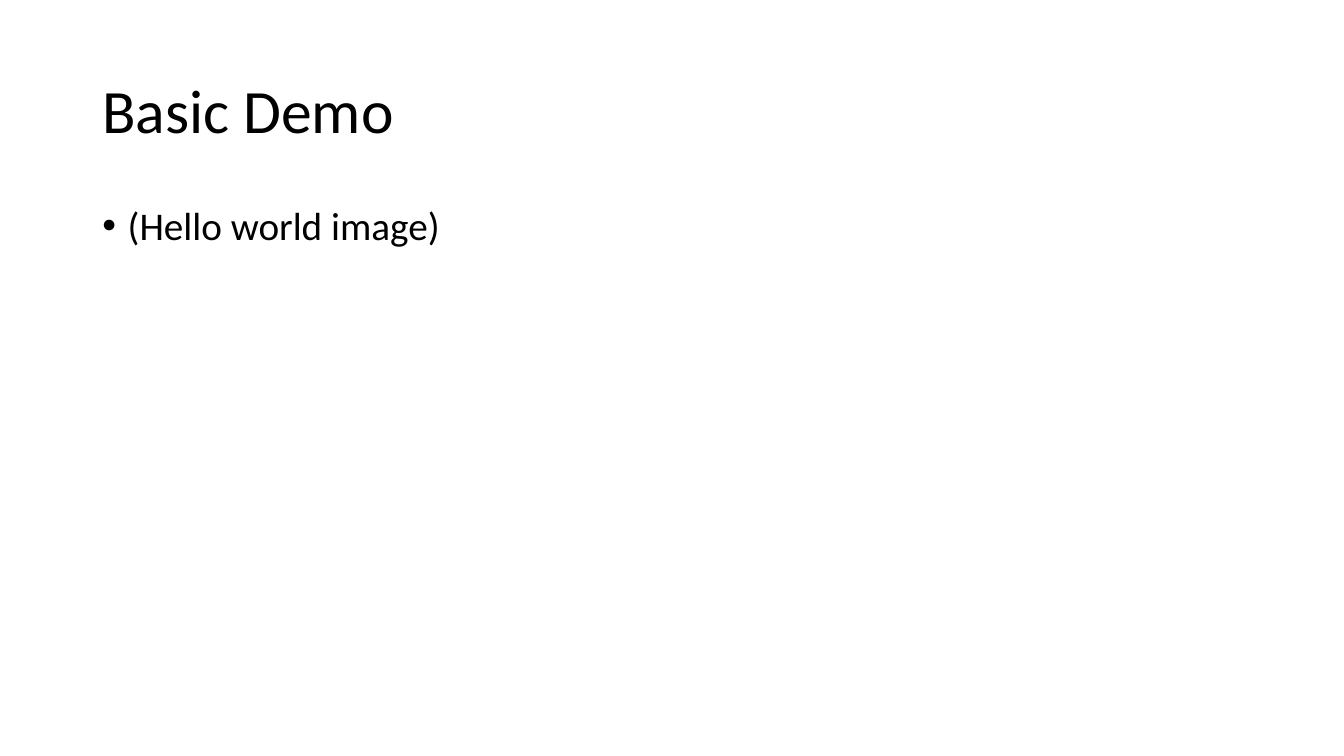
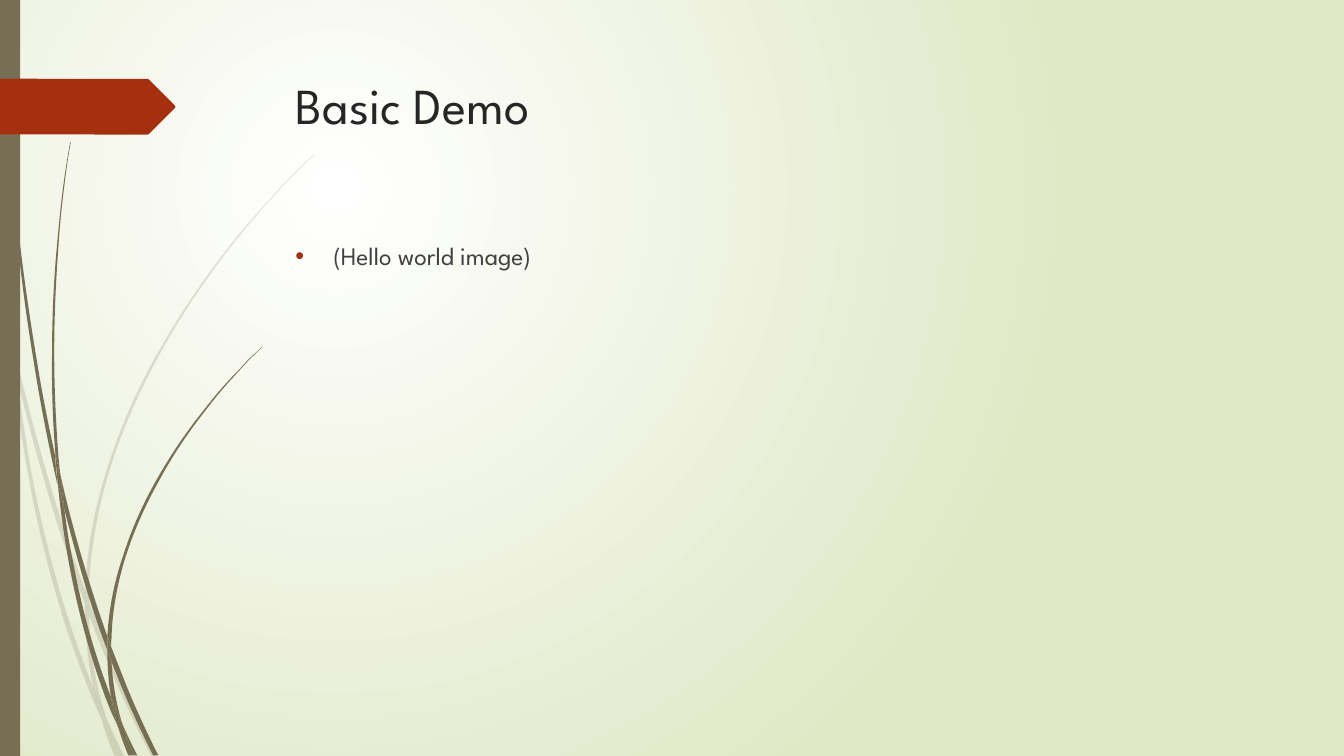
Before and after one commit to jacobladams/presentations, a slide deck: slide 5 of angular-js/Getting Started with AngularJS.pptx. Drawn at 1344x756 pixels with LibreOffice and Linux fonts; fonts in the diff are those of the drawing. Boxes give left, top, right and bottom in pixels: in the first picture for what was removed or moved away, otherwise in the second. Text is boxed around its words. In the diff, an @@ line names an element or a change of style, - is before the commit and + after.

Commit message:
Slide style and added slides

```diff
--- a/angular-js/Getting Started with AngularJS.pptx
+++ b/angular-js/Getting Started with AngularJS.pptx
@@ background #FFFFFF to gradient #FFFFFF to #DFE8C4 @@
@@ rectangle added at (0, 0, 20, 756), fill #766F54 @@
@@ freeform shape added at (0, 79, 175, 134), fill #A53010 @@
@@ title "Basic Demo": place and size @@
-title "Basic Demo" at (102, 90, 394, 134)
+title "Basic Demo" at (296, 90, 529, 125)
@@ title "Basic Demo" at (296, 90, 529, 125): size 44 to 36 pt, font Calibri to League Spartan, text colour #000000 to #262626; line spacing 0.9 to 1; vertical alignment middle to top @@
@@ text "(Hello world image)": place and size @@
-text "(Hello world image)" at (128, 211, 439, 247)
+text "(Hello world image)" at (333, 247, 531, 271)
@@ text "(Hello world image)" at (333, 247, 531, 271): size 28 to 18 pt, font Calibri to League Spartan, text colour #000000 to #404040; indent changed; line spacing 0.9 to 1 @@
@@ group added at (0, 154, 315, 756): 10 freeform shapes @@
@@ group added at (3, 0, 262, 756): 12 freeform shapes @@
```
Also in this commit, not shown: 5 other slides changed, 2 slides added, 1 slide removed.
